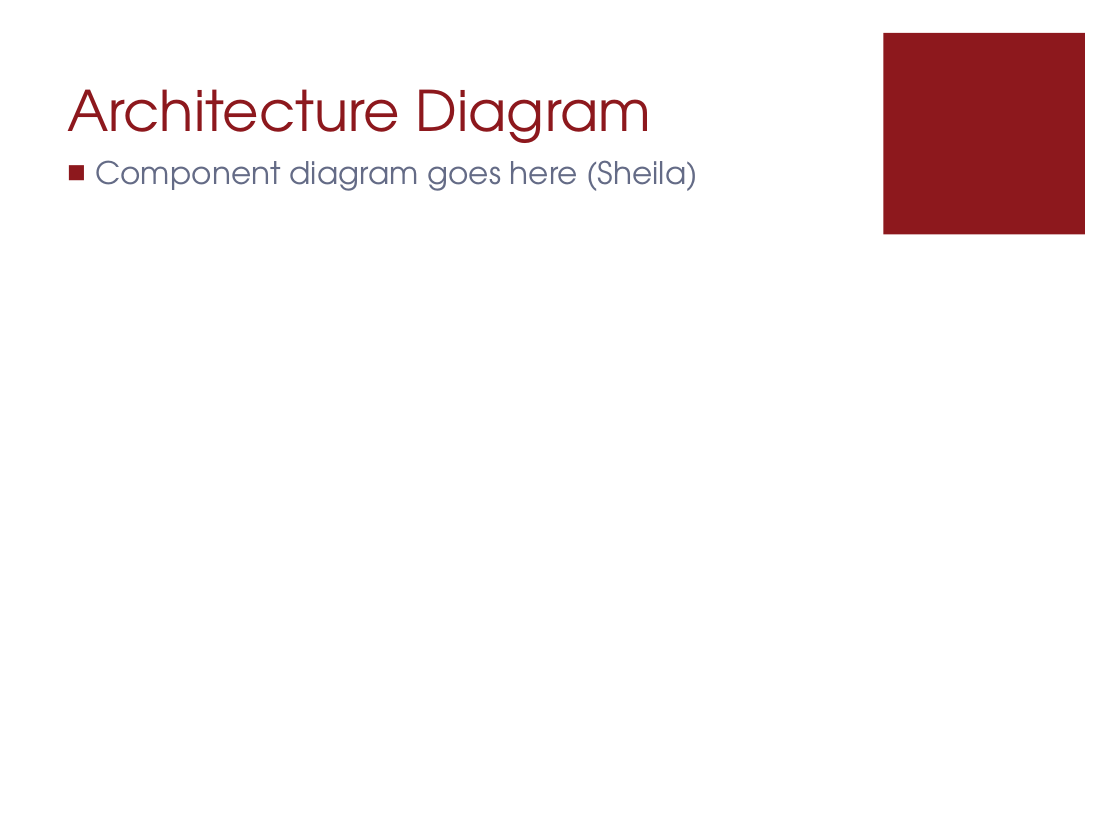
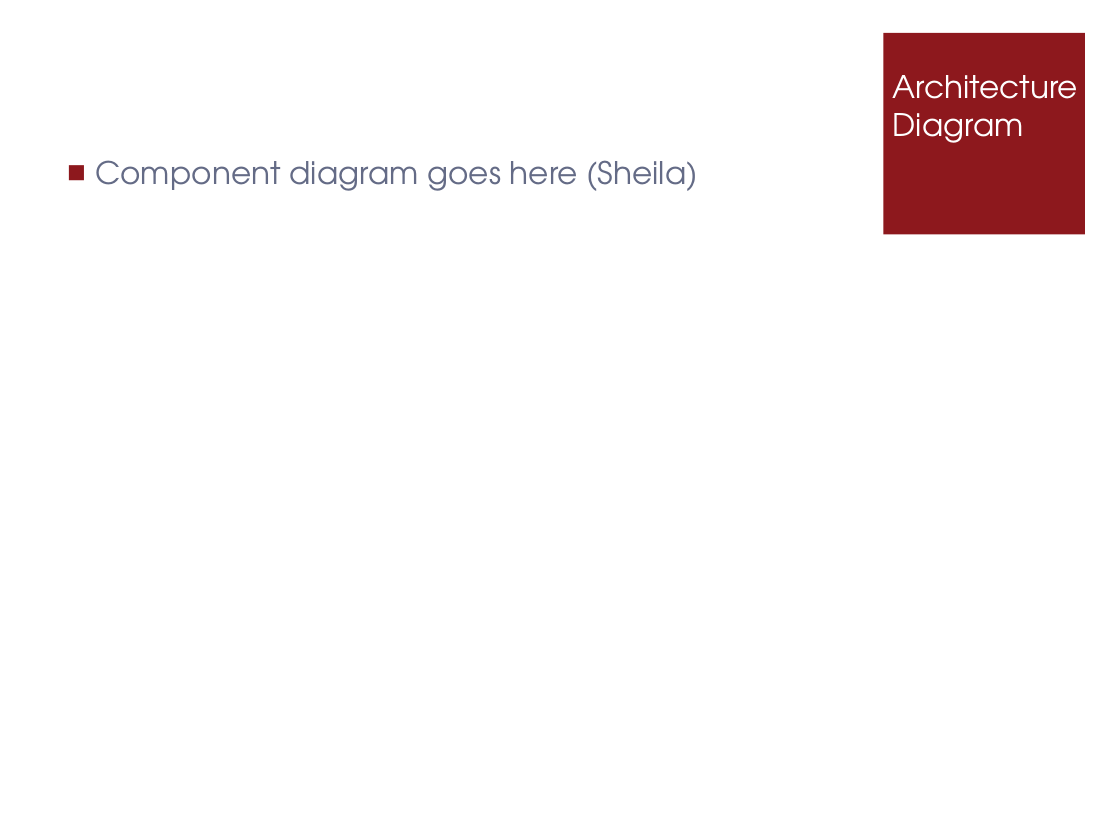
Before and after one commit to pganesan/schedu-elp, a slide deck: slide 6 of docs/Presentation_TeamGamma.pptx (slide 7 before the commit). Drawn at 1120x840 pixels with LibreOffice and Linux fonts; fonts in the diff are those of the drawing. Boxes give left, top, right and bottom in pixels: in the first picture for what was removed or moved away, otherwise in the second. Text is boxed around its words. In the diff, an @@ line names an element or a change of style, - is before the commit and + after.

```diff
--- a/docs/Presentation_TeamGamma.pptx
+++ b/docs/Presentation_TeamGamma.pptx
@@ title "Architecture Diagram": place and size @@
-title "Architecture Diagram" at [67, 89, 652, 143]
+title "Architecture Diagram" at [893, 75, 1078, 143]
@@ title "Architecture Diagram" at [893, 75, 1078, 143]: size 36 to 20 pt, text colour #8D181D to #FFFFFF @@
```
Also in this commit, not shown: 5 other slides changed, 1 slide removed, 2 other files.
